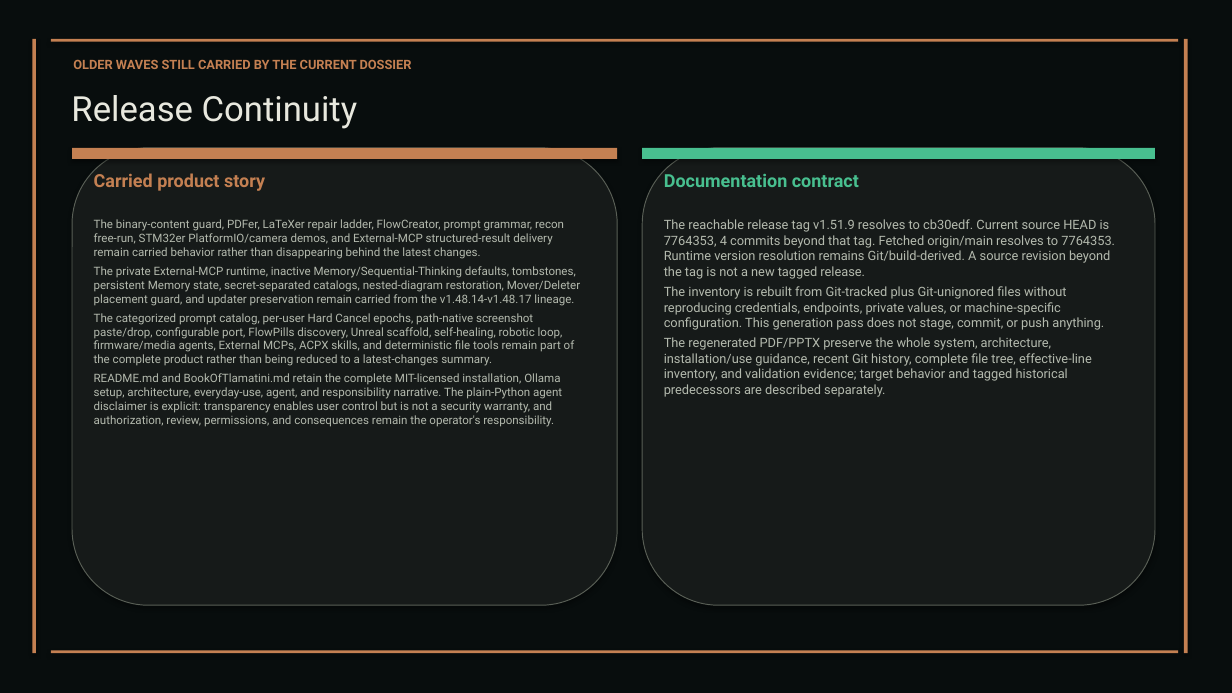
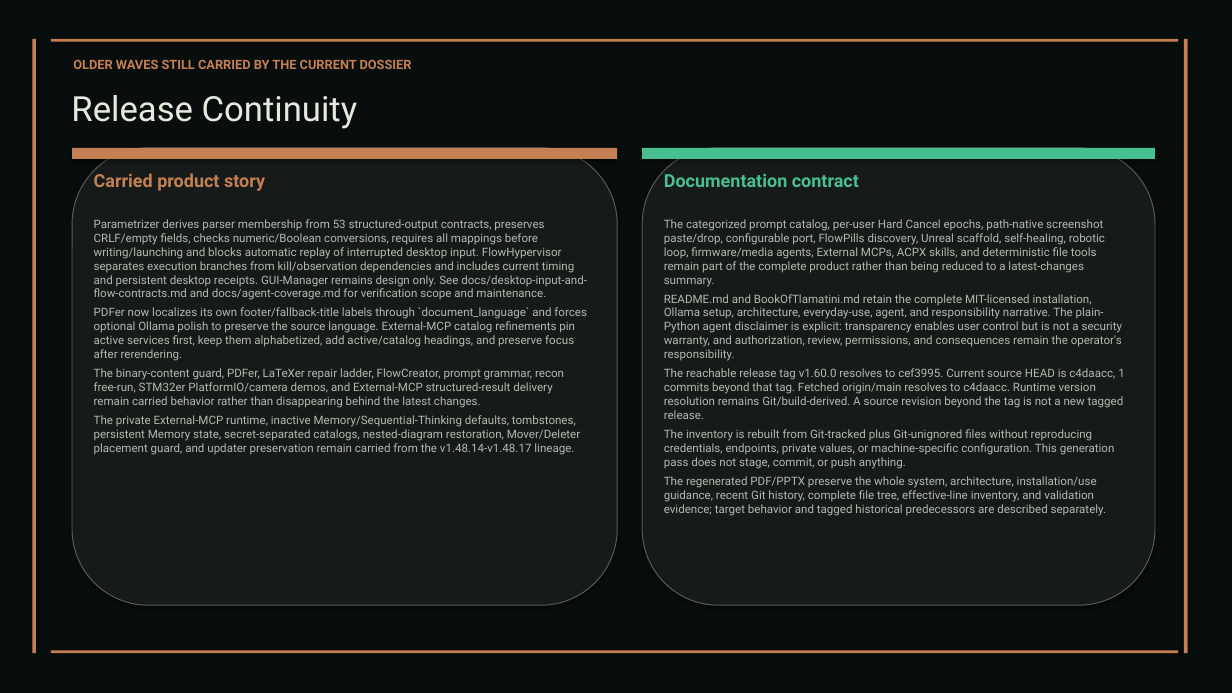
Before and after one commit to XAIHT/Tlamatini, a slide deck: slide 52 of Tlamatini_eXtended_Artificial_Intelligence_Humanly_Tempered.pptx (slide 47 before the commit). Drawn at 1232x693 pixels with LibreOffice and Linux fonts; fonts in the diff are those of the drawing. Boxes give left, top, right and bottom in pixels: in the first picture for what was removed or moved away, otherwise in the second. Text is boxed around its words. In the diff, an @@ line names an element or a change of style, - is before the commit and + after.

Commit message:
Updating visual documentation, by angelahack1

```diff
--- a/Tlamatini_eXtended_Artificial_Intelligence_Humanly_Tempered.pptx
+++ b/Tlamatini_eXtended_Artificial_Intelligence_Humanly_Tempered.pptx
@@ text at bbox=[94, 219, 587, 361]: paragraphs added @@
+Parametrizer derives parser membership from 53 structured-output contracts, preserves CRLF/empty fields, checks numeric/Boolean conversions, requires all mappings before writing/launching and blocks automatic replay of interrupted desktop input. FlowHypervisor separates execution branches from kill/observation dependencies and includes current timing and persistent desktop receipts. GUI-Manager remains design only. See docs/desktop-input-and-flow-contracts.md and docs/agent-coverage.md for verification scope and maintenance.
+PDFer now localizes its own footer/fallback-title labels through `document_language` and forces optional Ollama polish to preserve the source language. External-MCP catalog refinements pin active services first, keep them alphabetized, add active/catalog headings, and preserve focus after rerendering.
@@ text at bbox=[664, 219, 1125, 419]: text changed; size 10 to 9 pt @@
-The reachable release tag v1.51.9 resolves to cb30edf. Current source HEAD is 7764353, 4 commits beyond that tag. Fetched origin/main resolves to 7764353. Runtime version resolution remains Git/build-derived. A source revision beyond the tag is not a new tagged release.
+The categorized prompt catalog, per-user Hard Cancel epochs, path-native screenshot paste/drop, configurable port, FlowPills discovery, Unreal scaffold, self-healing, robotic loop, firmware/media agents, External MCPs, ACPX skills, and deterministic file tools remain part of the complete product rather than being reduced to a latest-changes summary.
+README.md and BookOfTlamatini.md retain the complete MIT-licensed installation, Ollama setup, architecture, everyday-use, agent, and responsibility narrative. The plain-Python agent disclaimer is explicit: transparency enables user control but is not a security warranty, and authorization, review, permissions, and consequences remain the operator's responsibility.
+The reachable release tag v1.60.0 resolves to cef3995. Current source HEAD is c4daacc, 1 commits beyond that tag. Fetched origin/main resolves to c4daacc. Runtime version resolution remains Git/build-derived. A source revision beyond the tag is not a new tagged release.
@@ text at bbox=[94, 313, 575, 427]: paragraphs removed @@
-The categorized prompt catalog, per-user Hard Cancel epochs, path-native screenshot paste/drop, configurable port, FlowPills discovery, Unreal scaffold, self-healing, robotic loop, firmware/media agents, External MCPs, ACPX skills, and deterministic file tools remain part of the complete product rather than being reduced to a latest-changes summary.
-README.md and BookOfTlamatini.md retain the complete MIT-licensed installation, Ollama setup, architecture, everyday-use, agent, and responsibility narrative. The plain-Python agent disclaimer is explicit: transparency enables user control but is not a security warranty, and authorization, review, permissions, and consequences remain the operator's responsibility.
@@ text at bbox=[664, 429, 1115, 516]: size 10 to 9 pt in "The inventory is rebuilt from Git-tracked plus ...", "The regenerated PDF/PPTX preserve the whole system, ..." @@
```
Also in this commit, not shown: 69 other slides changed, 14 slides added, 4 slides removed, 2 other files.
